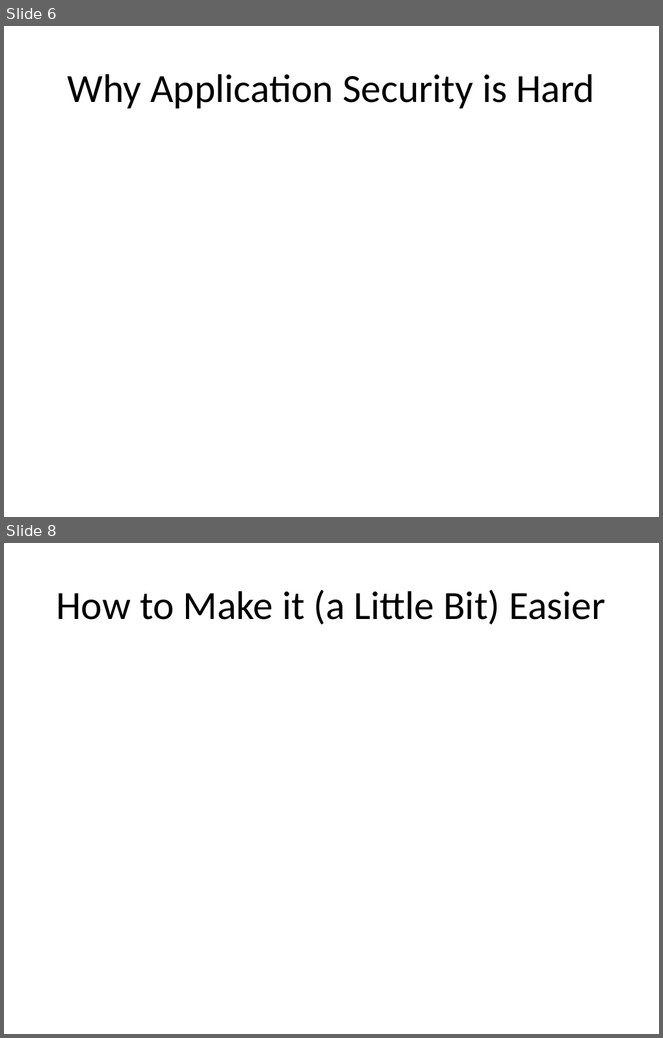
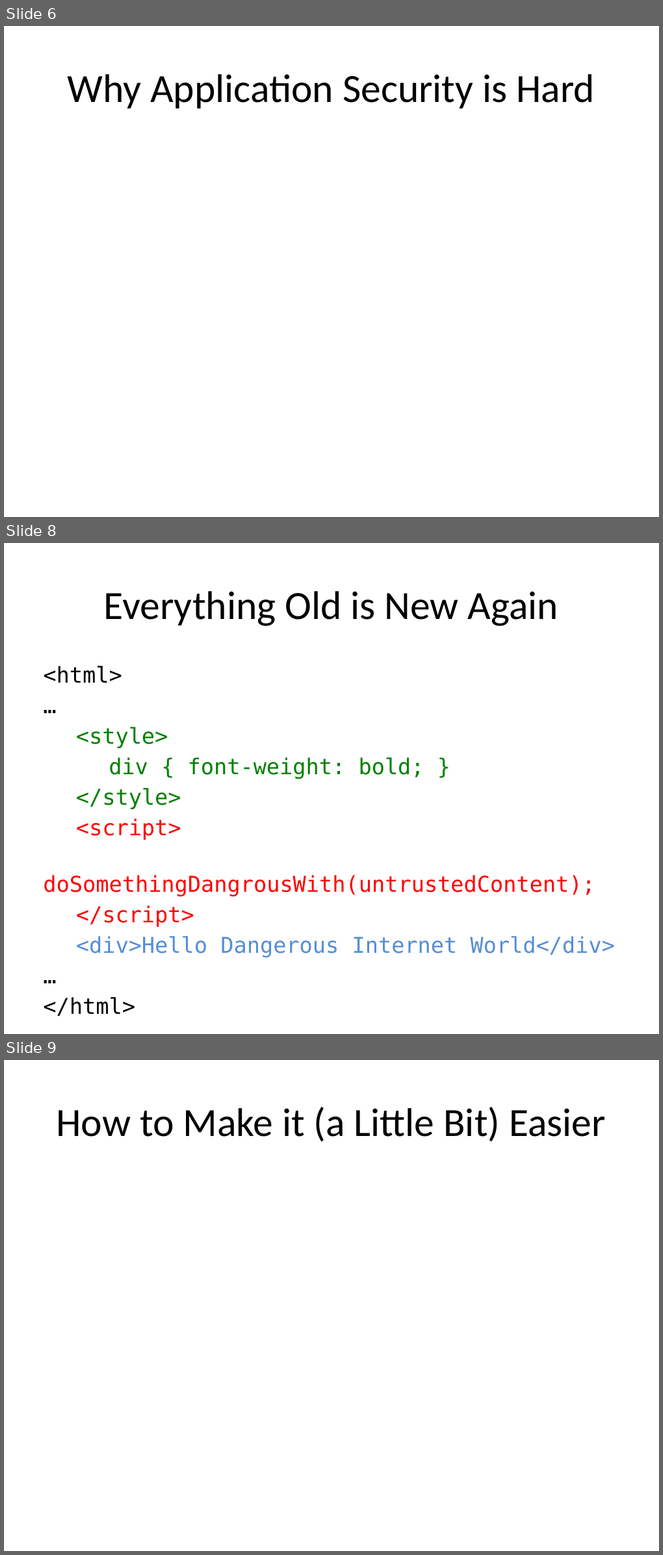
Before and after one commit to danielsomerfield/dev-nexus-presentation, a slide deck: deck/Dev Nexus Presentation.pptx. Shown one above the other, each under a label of ours: slides 6 and 8 before the commit, slides 6, 8 and 9 after it; the slides between them are not shown. The pictures are 663x1038 and 663x1555 pixels, drawn with LibreOffice and Linux fonts; fonts in the diff are those of the drawing. Boxes give left, top, right and bottom in pixels: in the first picture for what was removed or moved away, otherwise in the second. Text is boxed around its words. In the diff, an @@ line names an element or a change of style, - is before the commit and + after.

```diff
--- a/deck/Dev Nexus Presentation.pptx
+++ b/deck/Dev Nexus Presentation.pptx
@@ slide 8 added at <box>4,543,659,1034</box>, background #FFFFFF @@
@@ title added at <box>104,591,558,626</box>, 44 pt, text #000000 @@
+Everything Old is New Again
@@ text added at <box>43,666,615,958</box>, 24 pt, text #FF0000 @@
+<html>
+…
+<style>
+div { font-weight: bold; }
+</style>
+<script>
+doSomethingDangrousWith(untrustedContent);
+</script>
+<div>Hello Dangerous Internet World</div>
+…
+</html>
@@ what was slide 8 is now slide 9 @@
```
Also in this commit, not shown: 2 slides changed, 1 other file.
